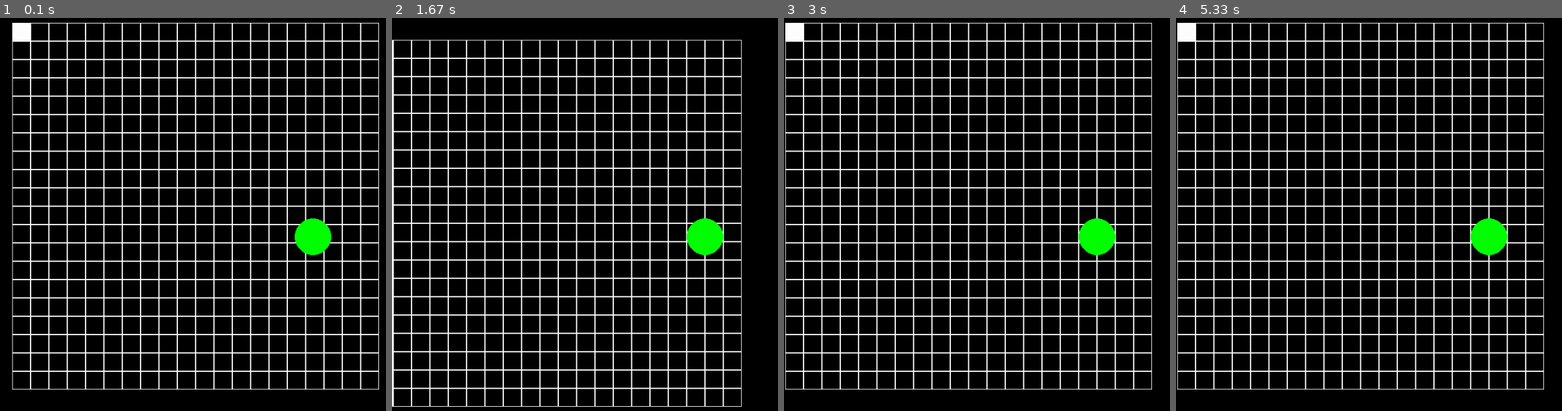
Above: before the commit, frames 1-4 (left to right).
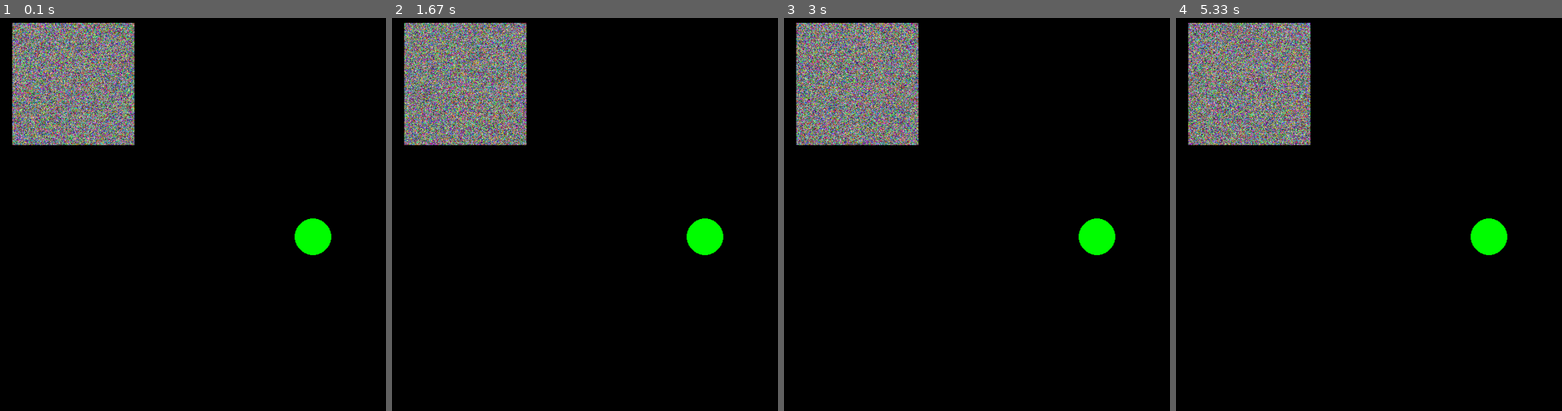
Above: after the commit, the same moments.

Repository: MaximGorobec/pygame_project
Game: pygame game, started from main.py
Two runs of this game, one before a commit and one after it. Both use one fixed random seed, a clock stepped at 60 frames per second and the inputs below.
Inputs:
- Up to frame 1 (0.1 s): no input
- Up to frame 2 (1.67 s): hold D 0.33-0.8 s; hold W 0.83-1.3 s; hold D from 1.33 s (still down)
- Up to frame 3 (3 s): release D at 1.8 s; hold A 1.83-2.37 s; hold S 2.4-2.87 s; hold A from 2.9 s (still down)
- Up to frame 4 (5.33 s): release A at 3.37 s; hold W 3.4-3.87 s; hold D 3.9-4.53 s; hold S 4.57-5.03 s; hold A from 5.07 s (still down)

The runs differ from the first frame. In frame 1, 24% of the frame differs, in the area x 3-99%, y 1-95%; in frame 2, 24%; in frame 3, 25%; in frame 4, 25%, in the area x 0-96%, y 1-95%.

Commit message:
хихихи шум цветовой

Diff:
--- a/Board_class.py
+++ b/Board_class.py
@@ -1,17 +1,18 @@
 import pygame
 from pygame import Color
+from random import  randint
 class Board:
     # создание поля
     def __init__(self, width, height):
         self.player_speed = 1
         self.width = width
         self.height = height
-        self.board = [[0] * height for _ in range(width)]
+        self.board = [[1] * height for _ in range(width)]
         self.board[0][0] = 1
         # значения по умолчанию
         self.left = 20
         self.top = 50
-        self.cell_size = 30
+        self.cell_size = 1
 
     # настройка внешнего вида
     def set_view(self, left, top, cell_size):
@@ -26,7 +27,7 @@
                     r = 90
                 else:
                     r = 1
-                pygame.draw.rect(screen, Color('white'), (x * self.cell_size + self.left, y * self.cell_size + self.top, self.cell_size, self.cell_size), r)
+                pygame.draw.rect(screen, Color((randint(0, 255), randint(0,255), randint(0, 255))), (x * self.cell_size + self.left, y * self.cell_size + self.top, self.cell_size, self.cell_size), r)
         pygame.draw.circle(screen, Color('green'), (screen.get_width() // 2, screen.get_height() // 2), 30)
 
     def get_cell(self, mouse_pos):
--- a/main.py
+++ b/main.py
@@ -7,7 +7,7 @@
     pygame.display.set_caption('Движущийся круг 2')
     size = width, height = 1024, 800
     screen = pygame.display.set_mode(size)
-    board = Board(20, 20)
+    board = Board(200, 200)
     running = True
     w_key = False
     keys = dict()
